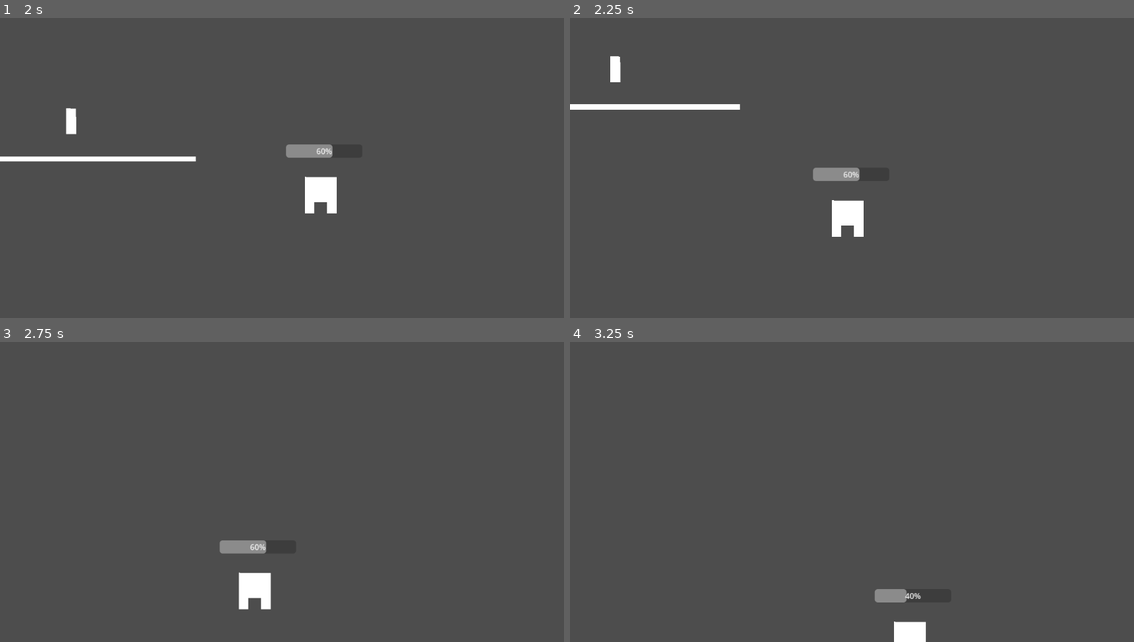
Above: before the commit, frames 1-4 (two rows, left to right).
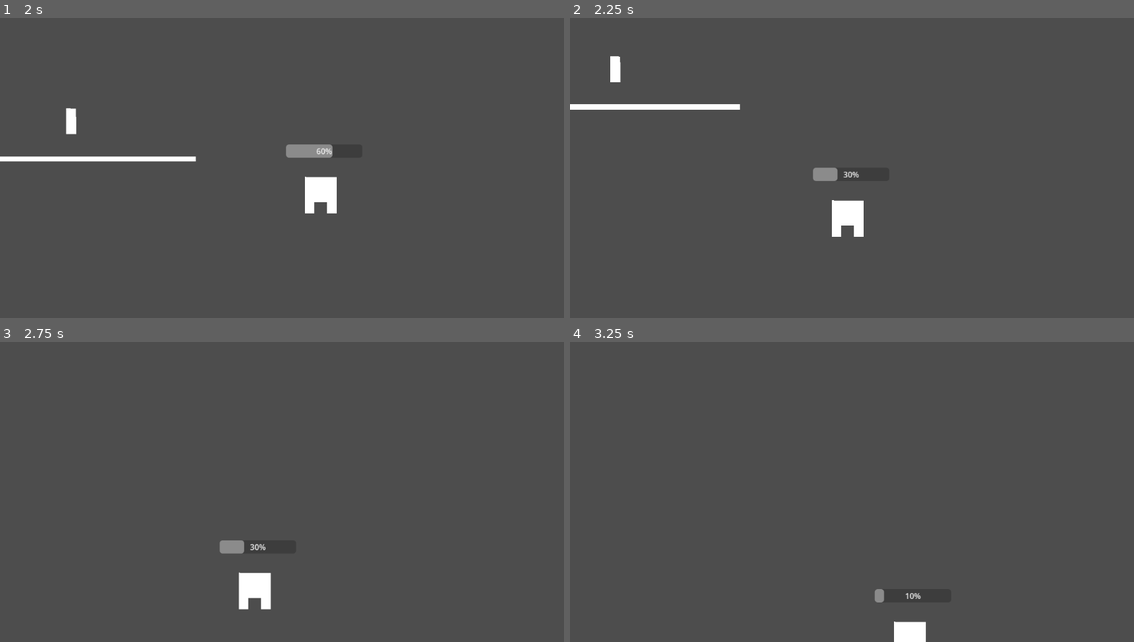
Above: after the commit, the same moments.

Repository: mlan225/A-Knights-Journey
Game: Godot game, scene res://Scenes/Testing/Dev_room.tscn
Same seed, same stepped clock (60 frames per second), same inputs: the game is played once before the commit and once after it.
Inputs:
- Up to frame 1 (2 s): hold D (move_right) from 0.53 s (still down); tap E (hide) at 0.6 s; tap Space (roll) at 0.8, 1.35 s; tap J (attack, bound only after the commit) at 1.55 s
- Up to frame 2 (2.25 s): release D (move_right) at 2.03 s; hold A (move_left) from 2.03 s (still down); tap J (attack, bound only after the commit) at 2.1 s
- Up to frame 3 (2.75 s): keep holding A (move_left); tap E (hide) at 2.3 s
- Up to frame 4 (3.25 s): release A (move_left) at 2.78 s; hold D (move_right) from 2.78 s (still down); tap E (hide) at 2.85 s; tap Space (roll) at 3.05 s

Frame 1 is identical in both runs. In frame 2, 0.2% of the frame differs, in the area x 47-52%, y 49-55%; in frame 3, 0.2%; in frame 4, 0.2%, in the area x 55-61%, y 82-87%.

Commit message:
Add draft attack mechanics

Diff:
--- a/Components/Input_component.gd
+++ b/Components/Input_component.gd
@@ -18,3 +18,6 @@
 
 func get_roll_input() -> bool:
 	return Input.is_action_just_pressed("roll") and can_input
+
+func get_attack_input() -> bool:
+	return Input.is_action_just_pressed("attack") and can_input
--- /dev/null
+++ b/Components/PlayerAttackComponent.tscn
@@ -0,0 +1,10 @@
+[gd_scene load_steps=3 format=3 uid="uid://b588ep7oxtses"]
+
+[ext_resource type="Script" uid="uid://dgu8t6bl2agr6" path="res://Components/player_attack_component.gd" id="1_ud0qa"]
+[ext_resource type="PackedScene" uid="uid://367skn6ulxiy" path="res://Components/PlayerHurtboxComponent.tscn" id="2_jnmoi"]
+
+[node name="PlayerAttackComponent" type="Node2D" node_paths=PackedStringArray("player_hurtbox_component")]
+script = ExtResource("1_ud0qa")
+player_hurtbox_component = NodePath("PlayerHurtboxComponent")
+
+[node name="PlayerHurtboxComponent" parent="." instance=ExtResource("2_jnmoi")]
--- /dev/null
+++ b/Components/PlayerHurtboxComponent.tscn
@@ -0,0 +1,9 @@
+[gd_scene load_steps=2 format=3 uid="uid://367skn6ulxiy"]
+
+[ext_resource type="Script" uid="uid://n2bsa616jyqw" path="res://Components/player_hurtbox_component.gd" id="1_dsw8i"]
+
+[node name="PlayerHurtboxComponent" type="Node2D"]
+script = ExtResource("1_dsw8i")
+
+[node name="hurtboxVisual" type="Polygon2D" parent="."]
+polygon = PackedVector2Array(-2, -1, 69, -1, 69, 88, -2, 88)
--- a/Components/Stamina_component.gd
+++ b/Components/Stamina_component.gd
@@ -1,6 +1,7 @@
 class_name StaminaComponent
 extends Node2D
 
+@export_subgroup("Nodes")
 ## I think I can replace this export with a $ selection
 @export var stamina_bar : ProgressBar
 @export var cooldown_timer : Timer
--- /dev/null
+++ b/Components/player_attack_component.gd
@@ -0,0 +1,31 @@
+class_name PlayerAttackComponent
+
+extends Node2D
+
+@export_group("Components")
+@export var stamina_component : StaminaComponent
+@export var player_hurtbox_component : PlayerHurtboxComponent
+
+@export_group("Settings")
+@export var attack_length : float
+@export var attack_stamina_cost : int
+
+var can_attack : bool
+var is_attacking : bool
+
+func _ready() -> void:
+	is_attacking = false
+	can_attack = true
+	player_hurtbox_component.visible = false
+
+func Handle_attack() -> void:
+	if can_attack and not is_attacking:
+		stamina_component.UseStamina(attack_stamina_cost)
+		is_attacking = true
+
+		await get_tree().create_timer(attack_length / 2).timeout
+		player_hurtbox_component.visible = true
+
+		await get_tree().create_timer(attack_length / 2).timeout
+		is_attacking = false
+		player_hurtbox_component.visible = false
--- /dev/null
+++ b/Components/player_hurtbox_component.gd
@@ -0,0 +1,6 @@
+class_name PlayerHurtboxComponent
+
+extends Node2D
+
+@export_group("Settings")
+@export var damage_done : int
--- a/Entities/Player/Player.gd
+++ b/Entities/Player/Player.gd
@@ -7,6 +7,7 @@
 @export var hide_component: HideComponent
 @export var roll_component: RollComponent
 @export var stamina_component: StaminaComponent
+@export var player_attack_component: PlayerAttackComponent
 
 func _physics_process(delta: float) -> void:
 	gravity_component.handle_gravity(self, delta)
@@ -24,7 +25,13 @@
 	## allow rolling when player has stamina
 	if input_component.get_roll_input():
 		if(stamina_component.stamina_bar.value > 0):
+			## Roll component needs to handle stamina use
 			stamina_component.UseStamina(20)
 			roll_component.handle_roll()
 
+	## player attack
+	if input_component.get_attack_input():
+		player_attack_component.Handle_attack()
+
+
 	move_and_slide()
--- a/Entities/Player/Player.tscn
+++ b/Entities/Player/Player.tscn
@@ -7,12 +7,13 @@
 [ext_resource type="PackedScene" uid="uid://0idnp1kfqfck" path="res://Components/hide_component.tscn" id="5_an6q6"]
 [ext_resource type="PackedScene" uid="uid://cocpx3k842ho5" path="res://Components/roll_component.tscn" id="6_t38ms"]
 [ext_resource type="PackedScene" uid="uid://ccyfdqs3c8o1w" path="res://Components/Stamina_component.tscn" id="7_hj1c0"]
+[ext_resource type="PackedScene" uid="uid://b588ep7oxtses" path="res://Components/PlayerAttackComponent.tscn" id="8_x44r4"]
 
 [sub_resource type="CapsuleShape2D" id="CapsuleShape2D_e5kic"]
 radius = 29.0
 height = 100.0
 
-[node name="Player" type="CharacterBody2D" node_paths=PackedStringArray("gravity_component", "input_component", "movement_component", "hide_component", "roll_component", "stamina_component") groups=["player"]]
+[node name="Player" type="CharacterBody2D" node_paths=PackedStringArray("gravity_component", "input_component", "movement_component", "hide_component", "roll_component", "stamina_component", "player_attack_component") groups=["player"]]
 collision_mask = 8
 script = ExtResource("1_e5kic")
 gravity_component = NodePath("GravityComponent")
@@ -21,6 +22,7 @@
 hide_component = NodePath("HideComponent")
 roll_component = NodePath("RollComponent")
 stamina_component = NodePath("StaminaComponent")
+player_attack_component = NodePath("PlayerAttackComponent")
 
 [node name="Polygon2D" type="Polygon2D" parent="."]
 position = Vector2(7, 4)
@@ -46,3 +48,9 @@
 
 [node name="StaminaComponent" parent="." instance=ExtResource("7_hj1c0")]
 position = Vector2(-71, -94)
+
+[node name="PlayerAttackComponent" parent="." node_paths=PackedStringArray("stamina_component") instance=ExtResource("8_x44r4")]
+position = Vector2(51, -39)
+stamina_component = NodePath("../StaminaComponent")
+attack_length = 0.4
+attack_stamina_cost = 30
--- a/project.godot
+++ b/project.godot
@@ -42,6 +42,11 @@
 "events": [Object(InputEventKey,"resource_local_to_scene":false,"resource_name":"","device":-1,"window_id":0,"alt_press …(191 unchanged characters)…
 ]
 }
+attack={
+"deadzone": 0.2,
+"events": [Object(InputEventKey,"resource_local_to_scene":false,"resource_name":"","device":-1,"window_id":0,"alt_pressed":false,"shift_pressed":false,"ctrl_pressed":false,"meta_pressed":false,"pressed":false,"keycode":0,"physical_keycode":74,"key_label":0,"unicode":106,"location":0,"echo":false,"script":null)
+]
+}
 
 [layer_names]
 
Not shown, added: Components/player_attack_component.gd.uid
Not shown, added: Components/player_hurtbox_component.gd.uid
Not shown: 1 places in Entities/Player/Player.tscn that only renumber resources
